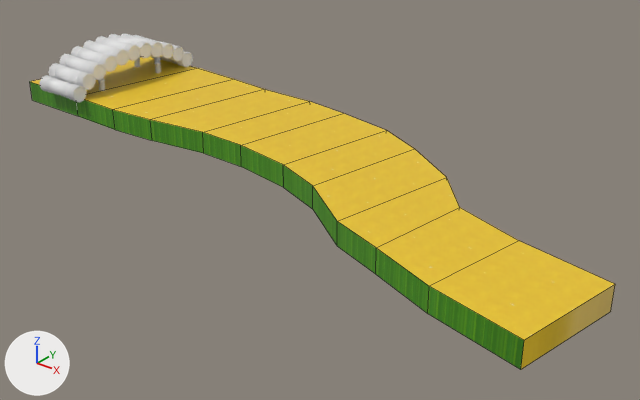
Renders of the FBX model Assets/Models/Bridge.fbx from each side of a commit.
Both versions are drawn from a 50 mm lens placed at (23.16, -18.22, 9.34), pointed at (9.52, -1.16, -1.24). Every picture has the same lights, and +X, +Y and +Z are marked at lower left. Mesh edges are drawn as thin lines on the coarser meshes. Where no turn or scale is listed for an object, it has been applied to the vertices.

The first picture shows 'Level 1.001', 'Logs'.
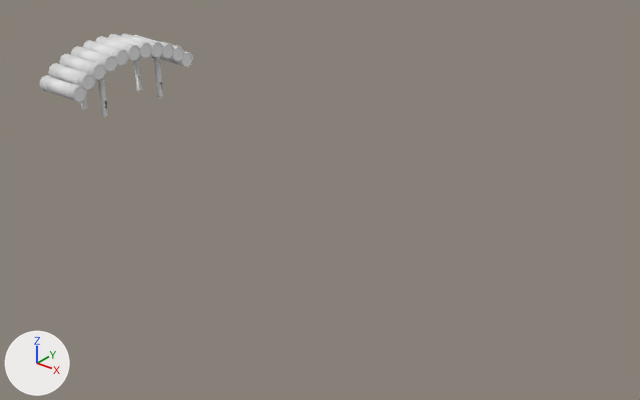
Changed parts and their boxes (x1, y1, x2, y2) in the pictures (640 x 400 px):
'Level 1.001', deleted (yellow): before (30, 57, 615, 370)
    faces in mat_sand (picture img_sand_png): (30, 57, 615, 369)
    faces in mat_grass (picture img_grass_seamless_png): (30, 82, 524, 370)

The edits, one by one:
Object 'Level 1.001' (ob_level_1_001) is deleted.
